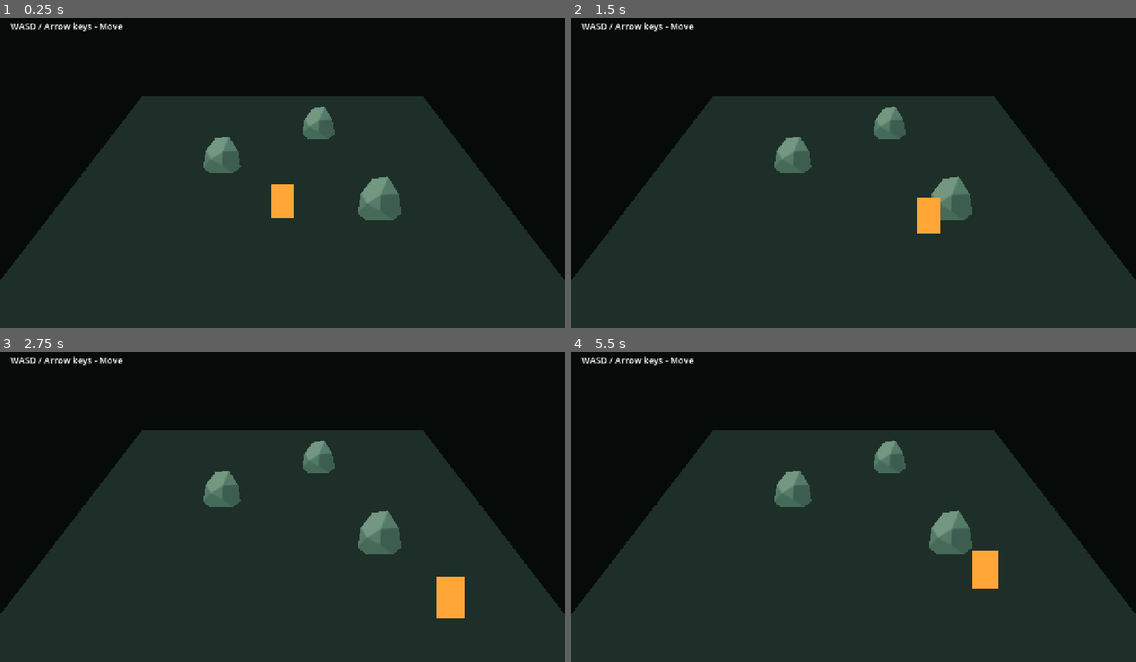
Above: before the commit, frames 1-4 (two rows, left to right).
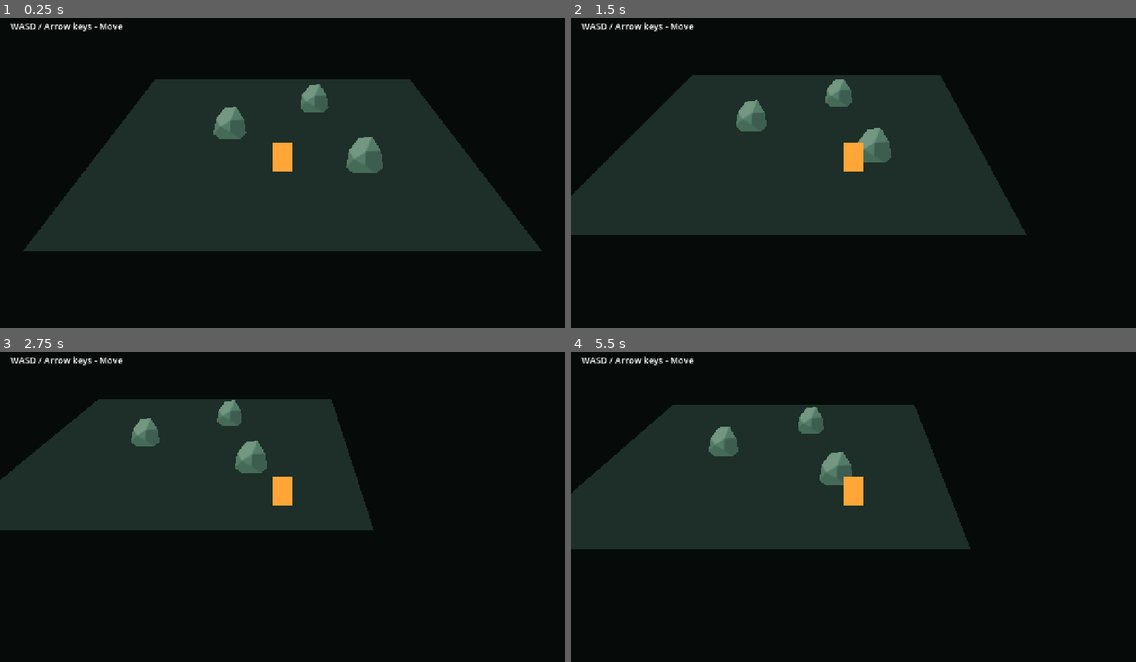
Above: after the commit, the same moments.

Repository: martindzejky/ld60
Game: Godot game, scene res://scenes/main.tscn
The game is run twice, just before and just after one commit, with the same random seed, the same clock (stepped at 60 frames per second) and the same inputs.
Inputs:
- Up to frame 1 (0.25 s): no input
- Up to frame 2 (1.5 s): tap Enter at 0.5 s; hold D (move_right) 0.53-1.28 s; hold S (move_down) from 1.28 s (still down)
- Up to frame 3 (2.75 s): release S (move_down) at 2.03 s; hold D (move_right) from 2.03 s (still down)
- Up to frame 4 (5.5 s): release D (move_right) at 2.78 s; hold W (move_up) 2.78-3.53 s; hold A (move_left) 3.53-5.03 s; tap Space at 4.25 s; tap Enter at 5 s; hold S (move_down) from 5.03 s (still down)

The runs differ from the first frame. In frame 1, 31% of the frame differs, in the area x 0-100%, y 19-100%; in frame 2, 45%; in frame 3, 57%, in the area x 0-100%, y 15-100%; in frame 4, 53%.

Commit message:
Player camera follow

Diff:
--- a/scenes/main.tscn
+++ b/scenes/main.tscn
@@ -30,12 +30,6 @@
 light_energy = 0.8
 shadow_enabled = true
 
-[node name="camera" type="Camera3D" parent="."]
-position = Vector3(0, 10, 12)
-rotation_degrees = Vector3(-40, 0, 0)
-fov = 55.0
-current = true
-
 [node name="ground" type="Sprite3D" parent="."]
 rotation_degrees = Vector3(-90, 0, 0)
 alpha_cut = 1
@@ -54,6 +48,12 @@
 [node name="player" parent="." instance=ExtResource("1")]
 position = Vector3(0, 0, 3)
 
+[node name="camera" type="Camera3D" parent="player"]
+position = Vector3(0, 10, 12)
+rotation_degrees = Vector3(-40, 0, 0)
+fov = 55.0
+current = true
+
 [node name="hud" type="CanvasLayer" parent="."]
 
 [node name="controls" type="Label" parent="hud"]
